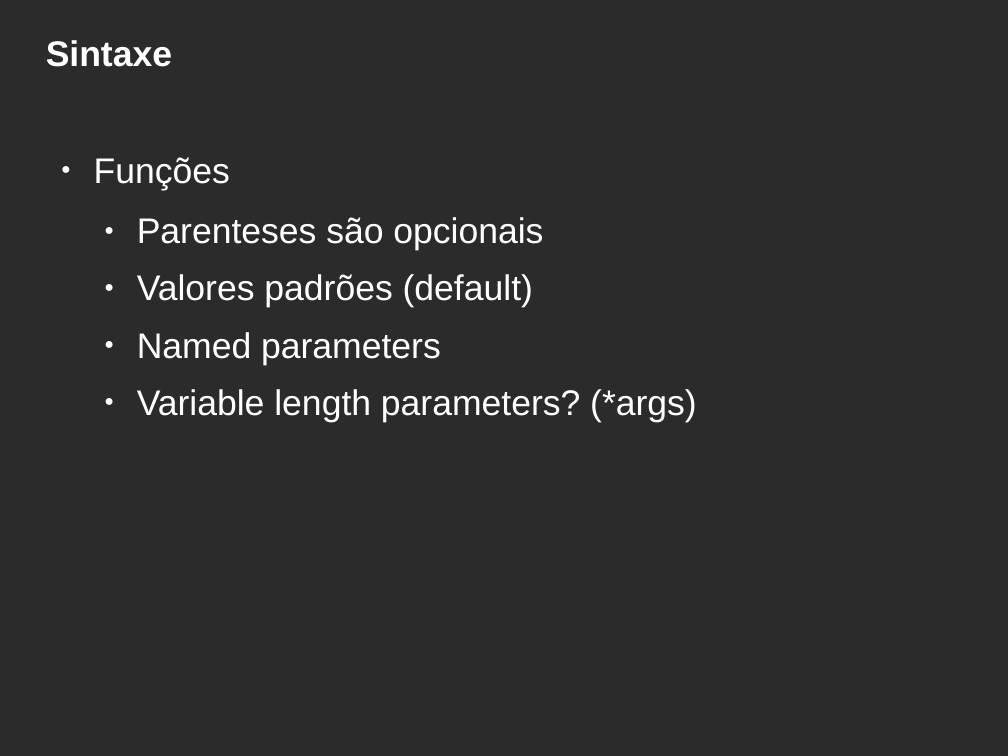
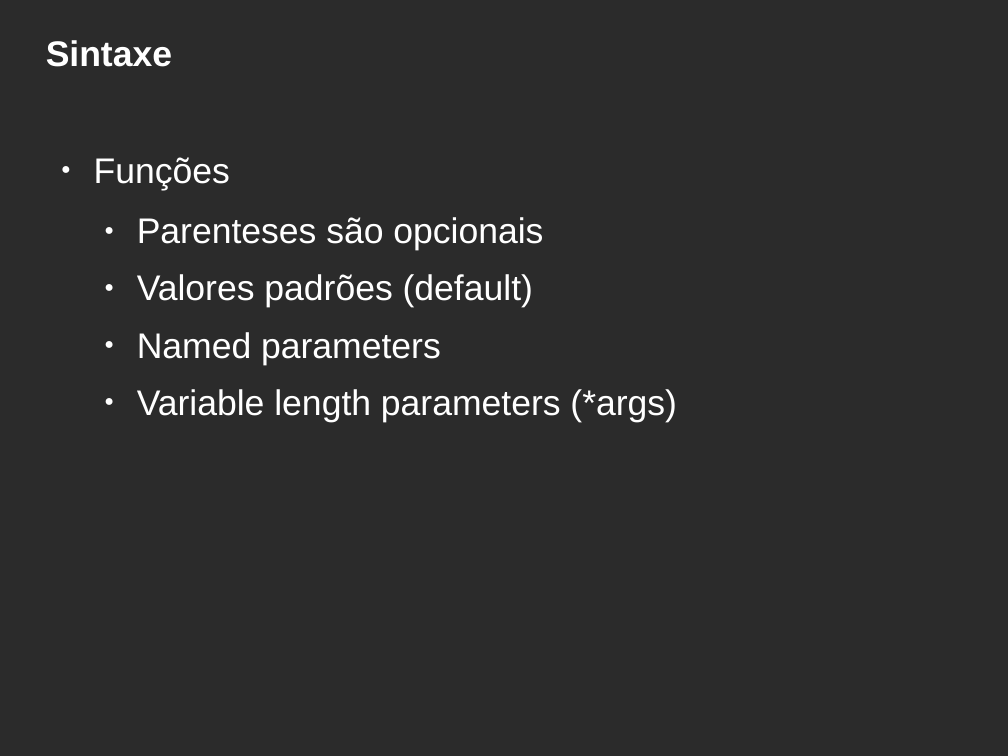
Before and after one commit to hbobenicio/ruby-examples, a slide deck: slide 20 of apresentacao-ruby.odp (slide 18 before the commit). Drawn at 1008x756 pixels with LibreOffice and Linux fonts; fonts in the diff are those of the drawing; background and template pictures are left out; a plain dark background stands for a picture behind light text. Boxes give left, top, right and bottom in pixels: in the first picture for what was removed or moved away, otherwise in the second. Text is boxed around its words. In the diff, an @@ line names an element or a change of style, - is before the commit and + after.

```diff
--- a/apresentacao-ruby.odp
+++ b/apresentacao-ruby.odp
@@ text at <box>137,389,677,422</box>: text changed @@
-  ● Variable length parameters? (*args)
+  ● Variable length parameters (*args)
```
Also in this commit, not shown: 8 other slides changed, 2 slides added, 3 other files.
